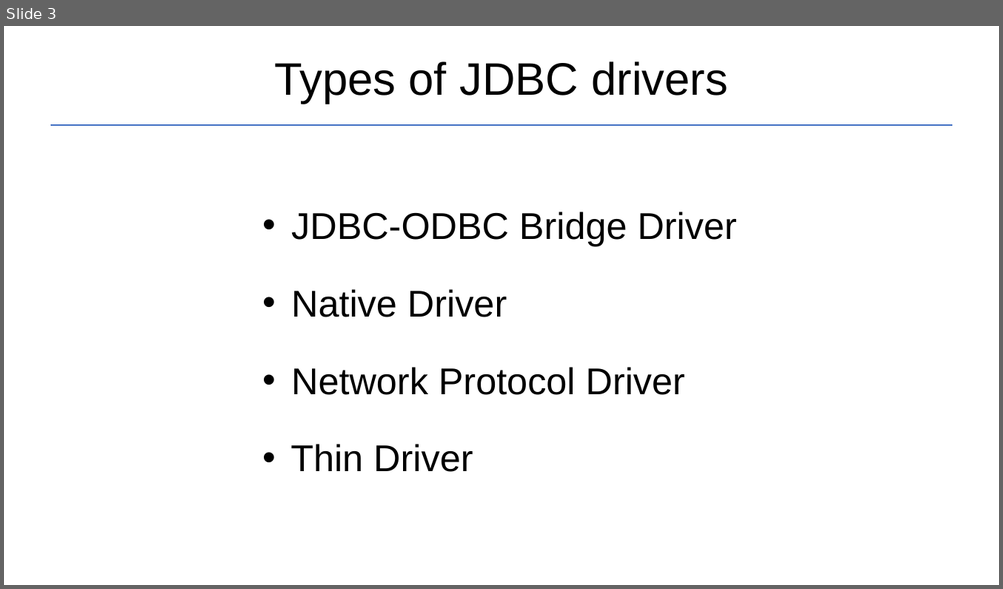
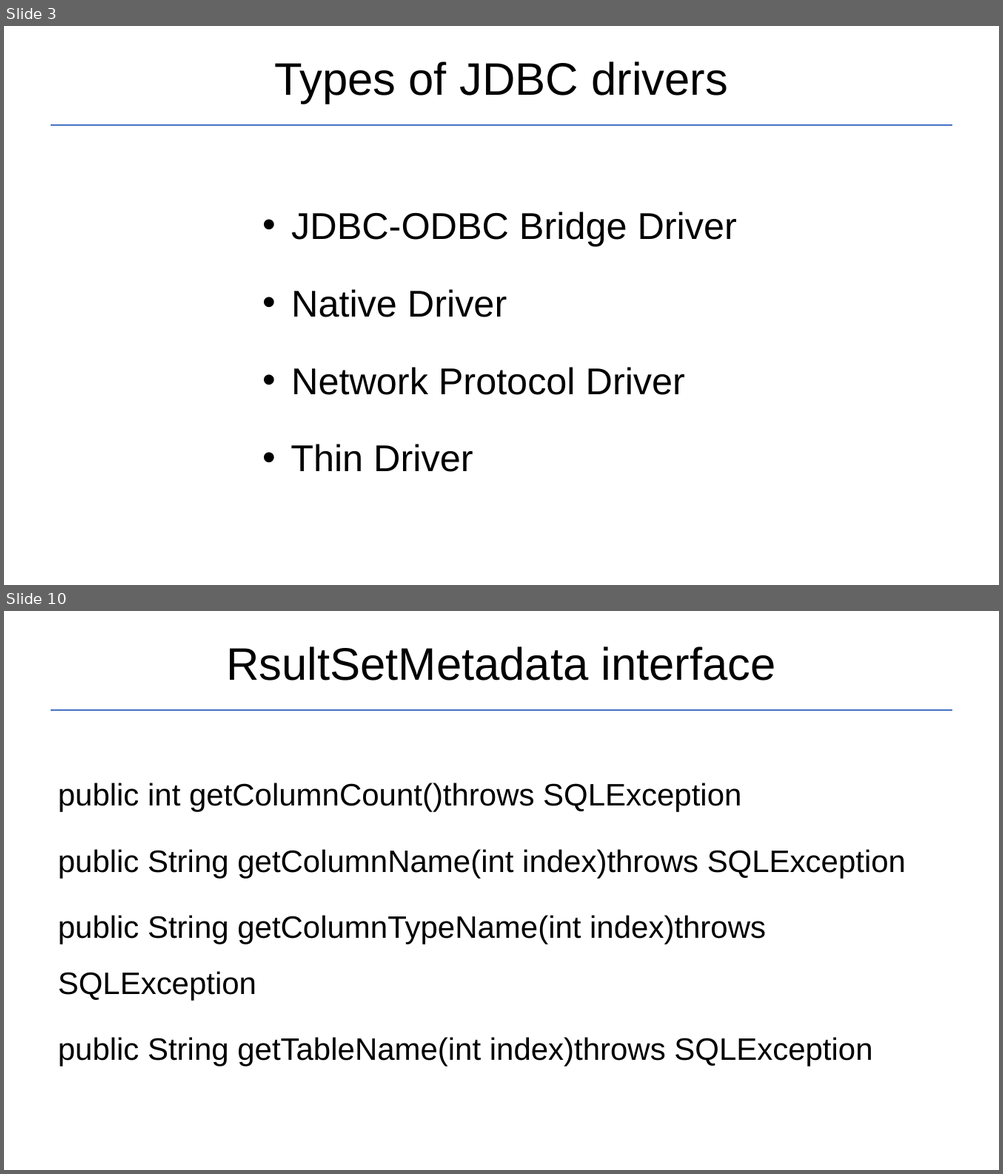
Before and after one commit to Garnik94/Levelup_presentations, a slide deck: JDBC/JDBC_Presentation.pptx. Shown one above the other, each under a label of ours: slide 3 before the commit, slides 3 and 10 after it; the slides between them are not shown. The pictures are 1003x589 and 1003x1174 pixels, drawn with LibreOffice and Linux fonts; fonts in the diff are those of the drawing. Boxes give left, top, right and bottom in pixels: in the first picture for what was removed or moved away, otherwise in the second. Text is boxed around its words. In the diff, an @@ line names an element or a change of style, - is before the commit and + after.

```diff
--- a/JDBC/JDBC_Presentation.pptx
+++ b/JDBC/JDBC_Presentation.pptx
@@ slide 10 added at bbox=[4, 611, 999, 1170], background #FFFFFF @@
@@ title added at bbox=[226, 647, 775, 681], 44 pt, text #000000 @@
+RsultSetMetadata interface
@@ line added from (51, 710) to (952, 710), #4472C4 1.5 pt @@
@@ text added at bbox=[58, 783, 905, 1067], 30 pt, text #000000 @@
+public int getColumnCount()throws SQLException
+public String getColumnName(int index)throws SQLException
+public String getColumnTypeName(int index)throws SQLException
+public String getTableName(int index)throws SQLException
```
Also in this commit, not shown: 3 slides changed, 3 other slides added, 1 other file.
